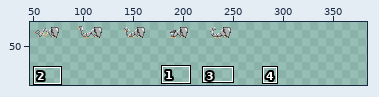
Two versions of one sprite sheet, items/armors/ryophi/ryophi-tier2/pants.png. The picture above shows the old version from afar; the outline marks the close-up.
Close-up. As it was:
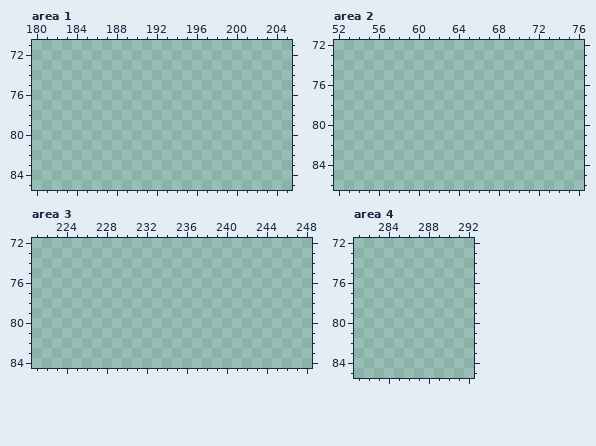
The file is 387x258 pixels. Shown: area 1: x 180..205, y 71..85; area 2: x 52..76, y 72..86; area 3: x 221..248, y 72..84; area 4: x 281..292, y 72..85. The wide view leaves out empty margins. The commit also changed other parts of the picture, which this record leaves out.
Palette (. is transparent): 
After the commit:
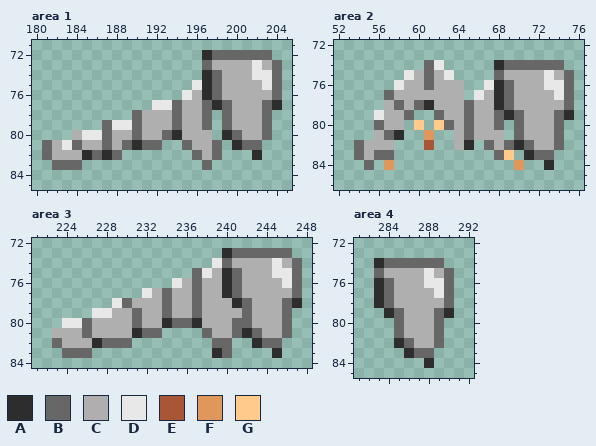
Colours new in this view: A #2d2d2d  B #676767  C #afafaf  D #e8e8e8  E #a85636  F #e0975c  G #ffca8a
From old to new:
Changed rows in their new state; - is an unchanged pixel.
Area 1:
first column x 181:
72 ----------------ABBBBBB-
73 ----------------BCCCCDCB
74 ----------------ABCCCDDB
75 ---------------DABCCCCDB
76 --------------DCABCCCCCB
77 -----------DDBCCBABCCCBA
78 ---------BCCCBCCB-BCCCB-
79 ------BDDBCCCBCCB-BCCCB-
80 ---CDDBCCBCCBACCC-ABCCB-
81 BCDBCCBCBABB--BCCB-ABB--
82 BCCCABAB-------BCB---A--
83 -BBB------------B-------
Area 2:
first column x 54:
74 -------BD-----ABBBBBB-
75 -----DCBCD----BCCCCDCB
76 ----DCCBCCC--DABCCCDDB
77 ---BCCCCCCC-DCABCCCCDB
78 ---CBCBACCCBCCABCCCCCB
79 --DCCB--BCCBCCBABCCCBA
80 --BCC-G-GBCBCCB-BCCCB-
81 --CBA--F--CBCCC-BCCCB-
82 BCCC---E--CA-BCBABCCB-
83 BCBB----------BG-ABB--
84 -B-F------------F--A--
Area 3:
first column x 223:
73 -----------------ABBBBBB-
74 ----------------DBCCCCDCB
75 --------------BDCABCCCDDB
76 ------------DCBCCABCCCCDB
77 ---------DCBCCBCCABCCCCCB
78 ------DBCCCBCCBCCCABCCCBA
79 ----DDCCBCCBCCBCCCCBCCCB-
80 -DDBCCCCBCCABBACCCBBCCCB-
81 CCCBCCCCABB----BCCBABCCB-
82 BCCCABBB--------BB--ABB--
83 -BBB------------AB----A--
Area 4:
first column x 283:
74 ABBBBBB-
75 BCCCCDCB
76 ABCCCDDB
77 ABCCCCDB
78 ABCCCCCB
79 -ABCCCBA
80 --BCCCB-
81 --BCCCB-
82 --ABCCB-
83 ---ABB--
84 -----A--
Pixel boxes of the changes (left, top, right, bottom) in both close-ups:
added: (42, 50, 282, 170)
added: (354, 60, 574, 170)
added: (52, 248, 302, 358)
added: (374, 258, 454, 368)
